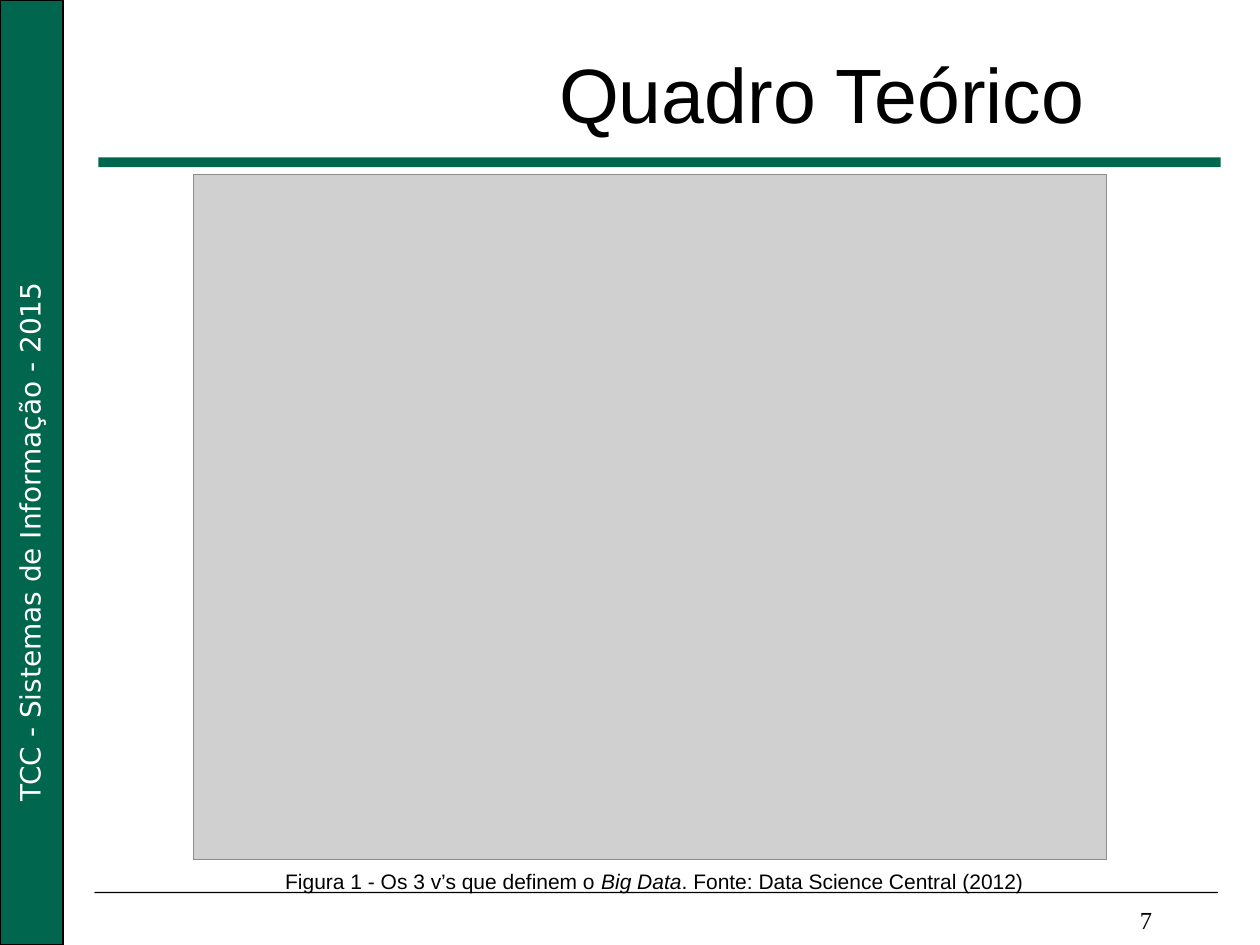
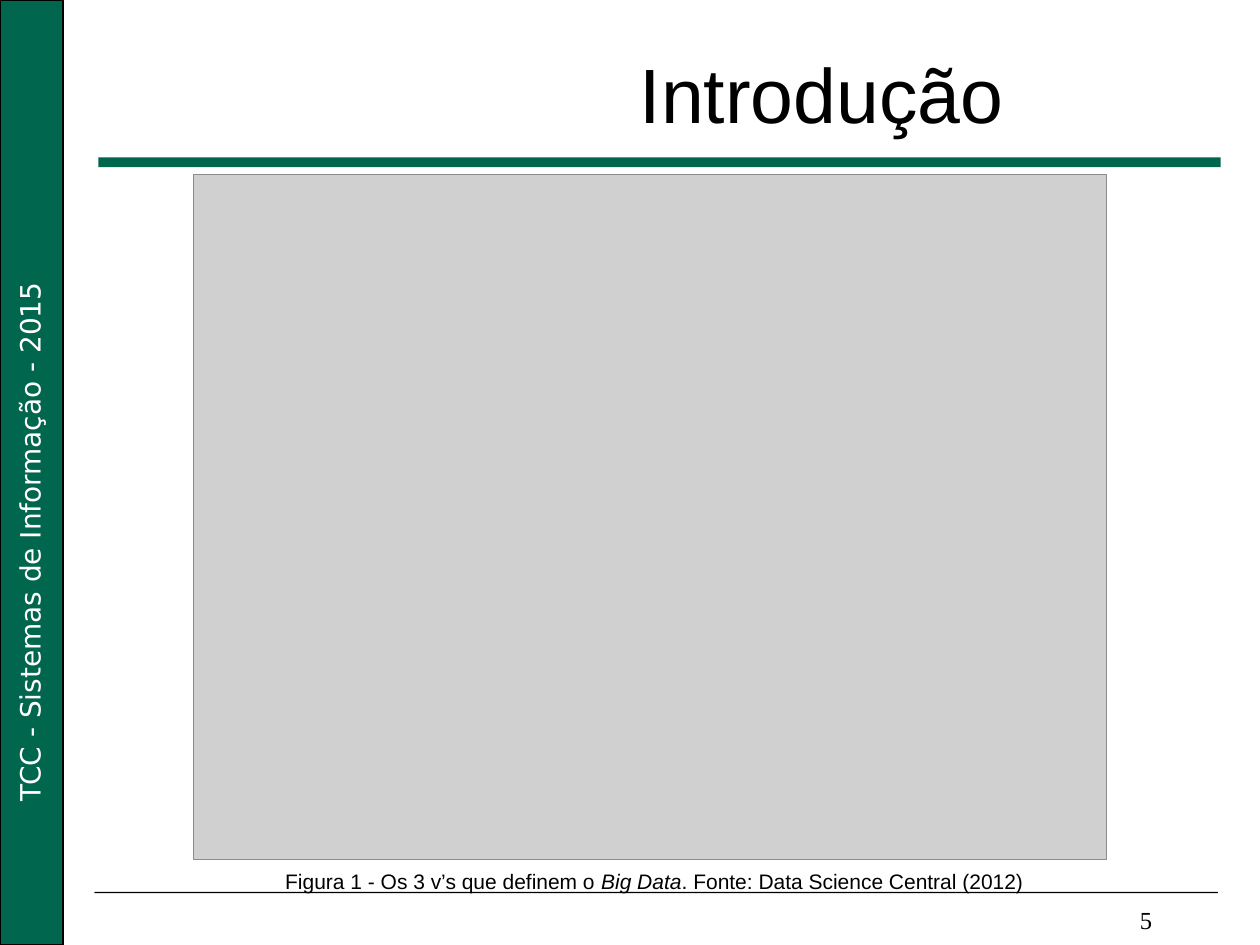
Before and after one commit to Nikofoxxx/TCC, a slide deck: slide 5 of documents/life_cycle/Apresentação_Big_Data.pptx (slide 7 before the commit). Drawn at 1260x945 pixels with LibreOffice and Linux fonts; fonts in the diff are those of the drawing; grey boxes stand for pictures; background and template pictures are left out. Boxes give left, top, right and bottom in pixels: in the first picture for what was removed or moved away, otherwise in the second. Text is boxed around its words. In the diff, an @@ line names an element or a change of style, - is before the commit and + after.

```diff
--- a/documents/life_cycle/Apresentação_Big_Data.pptx
+++ b/documents/life_cycle/Apresentação_Big_Data.pptx
@@ title at <box>640,67,1004,138</box>: text changed @@
-Quadro Teórico
+Introdução
@@ text at <box>1140,913,1152,930</box>: text changed @@
-7
+5
```
Also in this commit, not shown: 12 other slides changed, 1 slide added, 3 slides removed, 3 other files.
